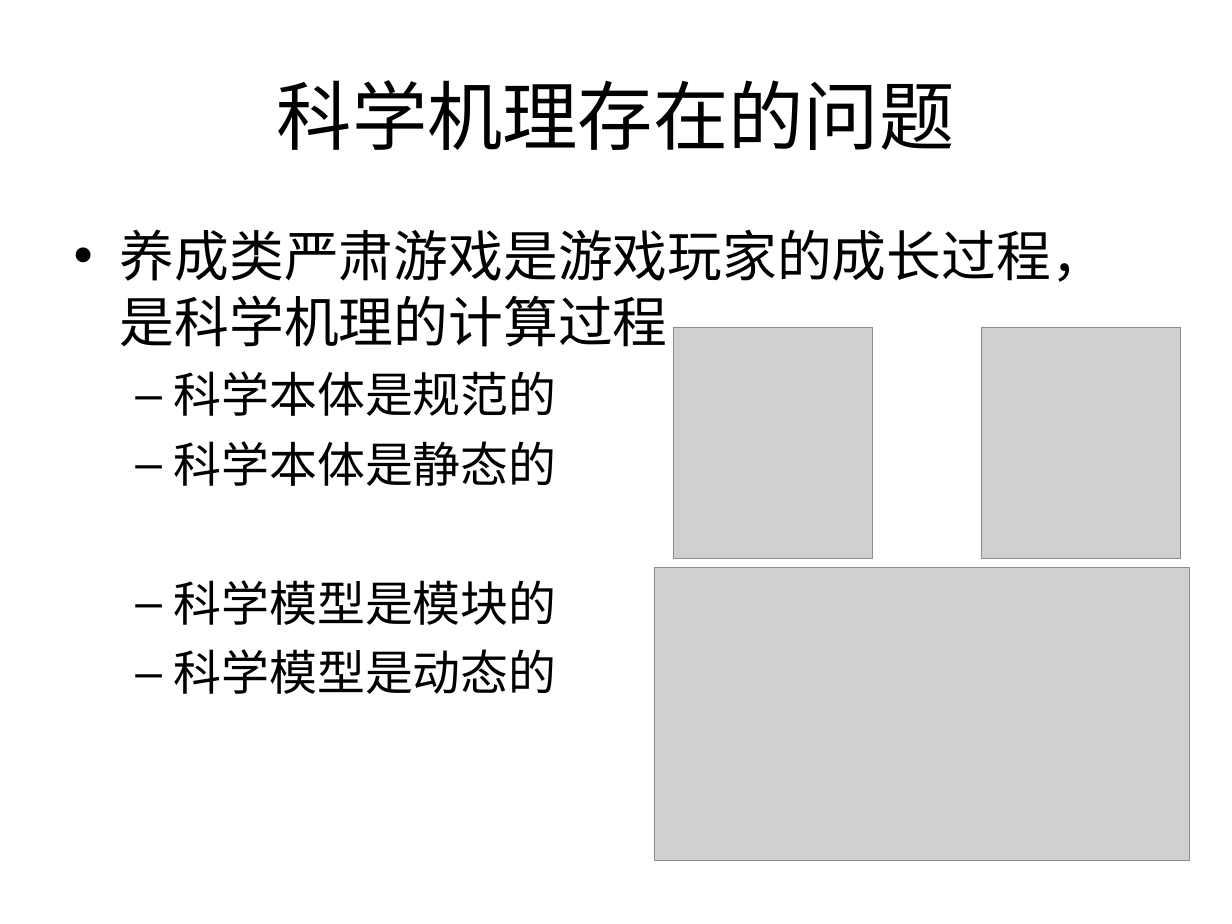
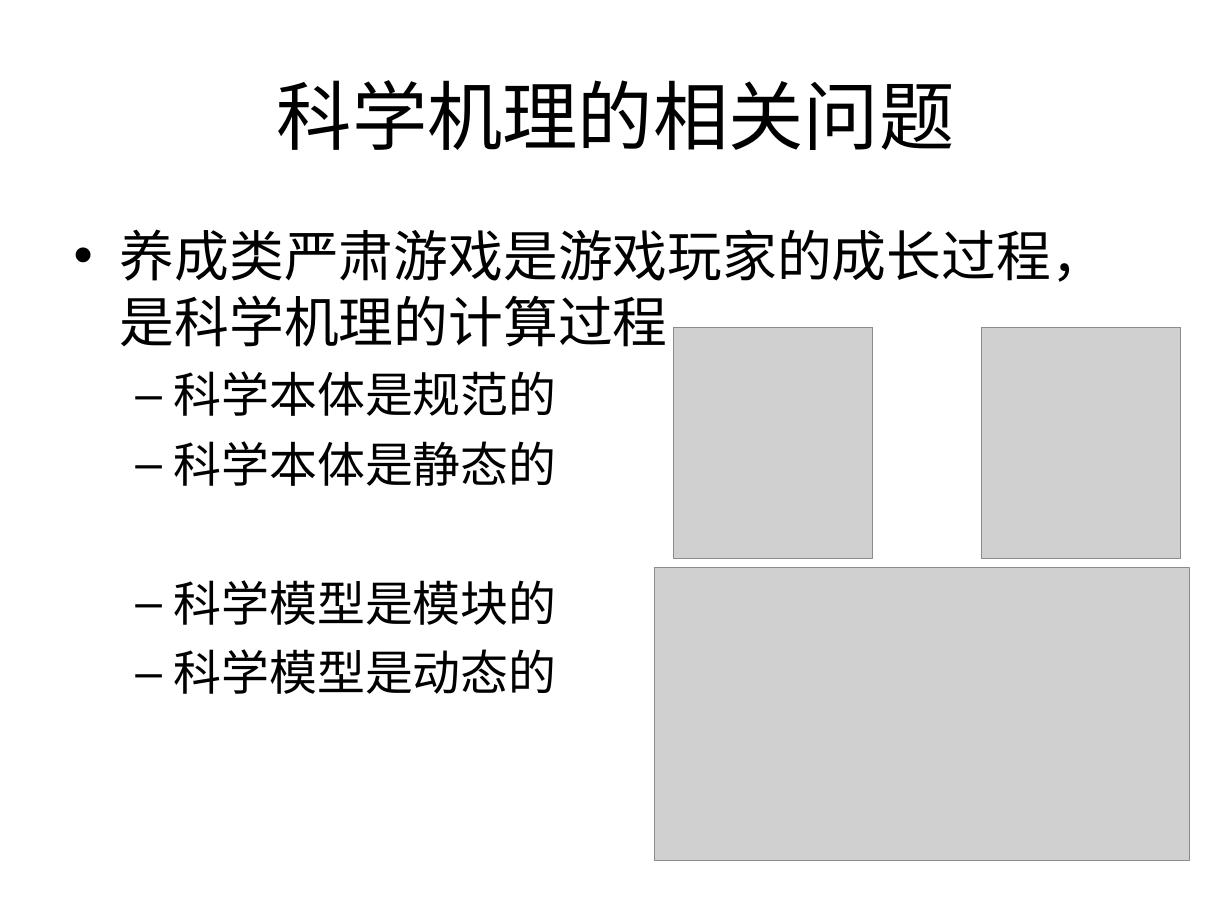
Before and after one commit to Nookleptia/qianmen3d, a slide deck: slide 26 of 毕设文件/毕设提纲.ppt. Drawn at 1232x924 pixels with LibreOffice and Linux fonts; fonts in the diff are those of the drawing; grey boxes stand for pictures. Boxes give left, top, right and bottom in pixels: in the first picture for what was removed or moved away, otherwise in the second. Text is boxed around its words. In the diff, an @@ line names an element or a change of style, - is before the commit and + after.

```diff
--- a/毕设文件/毕设提纲.ppt
+++ b/毕设文件/毕设提纲.ppt
@@ title at [277,80,955,150]: text changed @@
-科学机理存在的问题
+科学机理的相关问题
```
Also in this commit, not shown: 6 other slides changed, 5 other files.
